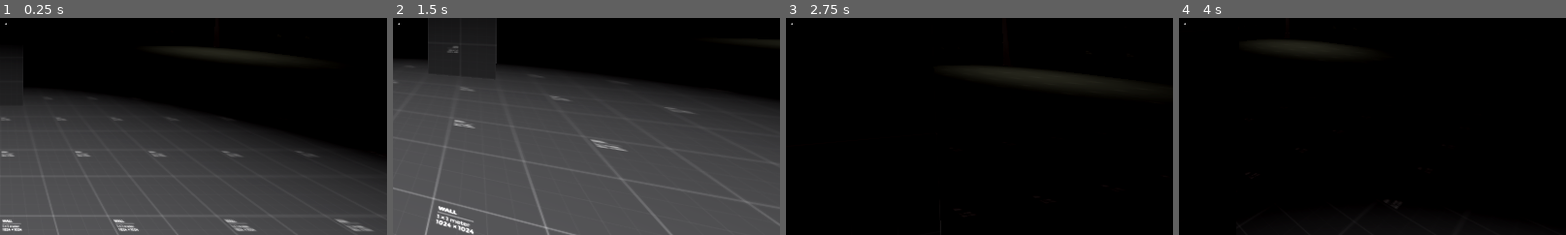
Above: before the commit, frames 1-4 (left to right).
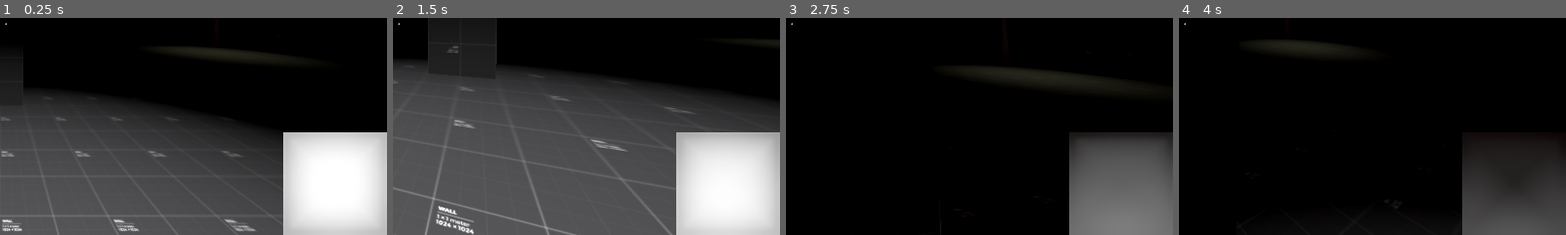
Above: after the commit, the same moments.

Repository: CrookedSmileStudios/ultimate_immersive_fps_horror
Game: Godot game, scene res://levels/sanity.tscn
Two runs of this game, one before a commit and one after it. Both use one fixed random seed, a clock stepped at 60 frames per second and the inputs below. The engine's default icon, where the game draws it, is replaced by a stand-in: a white triangle on a blue panel in a dark square.
Inputs (mouse positions are % of the whole screen's width and height, from its top left):
- Up to frame 1 (0.25 s): no input
- Up to frame 2 (1.5 s): move the mouse to (55, 50) at 0.52 s; hold Ctrl (crouch) 0.53-1.28 s; hold W (forward) from 0.53 s (still down); tap Space (jump) at 0.77 s; move the mouse to (45, 50) at 1.27 s; click (45, 50) at 1.35 s
- Up to frame 3 (2.75 s): keep holding W (forward); tap Space (jump) at 1.52 s; move the mouse to (52, 48) at 2.02 s; right-click (52, 48) at 2.1 s
- Up to frame 4 (4 s): keep holding W (forward); move the mouse to (49, 52) at 2.77 s; tap Shift (sprint) at 2.85 s; tap Space (jump) at 3.02, 3.77 s; move the mouse to (57, 51) at 3.52 s; hold Ctrl (crouch) from 3.53 s (still down)
The pictures show only the part of the screen within x 50-100%, y 50-100%; the shares and areas given below are measured in that part.

The runs differ from the first frame. In frame 1, 13% of the frame differs, in the area x 73-100%, y 52-100%; in frame 2, 13%; in frame 3, 13%; in frame 4, 11%.

Commit message:
sanity completed

Diff:
--- a/player/player.tscn
+++ b/player/player.tscn
@@ -1,28 +1,22 @@
-[gd_scene load_steps=22 format=3 uid="uid://luy7w0qfph84"]
+[gd_scene load_steps=12 format=3 uid="uid://luy7w0qfph84"]
 
 [ext_resource type="Script" uid="uid://chmo46pkxaexp" path="res://player/player.gd" id="1_oul6g"]
 [ext_resource type="Texture2D" uid="uid://dgh3ul6rjlkgi" path="res://assets/reticles/white_reticle.png" id="2_g1dw6"]
 [ext_resource type="PackedScene" uid="uid://bnvad8jy4rflu" path="res://interaction/interaction_controller.tscn" id="2_rkbax"]
 [ext_resource type="Texture2D" uid="uid://d1jemmogcuxvf" path="res://assets/reticles/tile_0155.png" id="3_qjkh3"]
 [ext_resource type="Texture2D" uid="uid://bgj2lgeergj4y" path="res://assets/reticles/tile_0156.png" id="4_g6k8r"]
-[ext_resource type="Texture2D" uid="uid://dq8fx86by642v" path="res://assets/kenney_protoype_textures/PNG/Green/texture_01.png" id="5_boad6"]
 [ext_resource type="PackedScene" uid="uid://c0bcshd6w44pb" path="res://player/sanity_controller.tscn" id="6_g6k8r"]
-[ext_resource type="Shader" uid="uid://b2n4xrtfumd1b" path="res://shaders/distortion.gdshader" id="8_hg6s5"]
-[ext_resource type="Texture2D" uid="uid://cgsxip30l0fhm" path="res://icon.svg" id="9_8t03j"]
-[ext_resource type="Shader" uid="uid://d3iqkkqtp5byv" path="res://shaders/puzzlecomplete.gdshader" id="10_8t03j"]
 
 [sub_resource type="CapsuleShape3D" id="CapsuleShape3D_kqu6x"]
 
 [sub_resource type="CapsuleShape3D" id="CapsuleShape3D_oul6g"]
 height = 1.0
 
-[sub_resource type="StandardMaterial3D" id="StandardMaterial3D_g6k8r"]
-cull_mode = 2
-albedo_texture = ExtResource("5_boad6")
+[sub_resource type="StandardMaterial3D" id="StandardMaterial3D_hg6s5"]
 
 [sub_resource type="SphereMesh" id="SphereMesh_g6k8r"]
 lightmap_size_hint = Vector2i(11, 6)
-material = SubResource("StandardMaterial3D_g6k8r")
+material = SubResource("StandardMaterial3D_hg6s5")
 radius = 0.3
 height = 0.6
 radial_segments = 4
@@ -30,31 +24,6 @@
 
 [sub_resource type="SphereShape3D" id="SphereShape3D_qjkh3"]
 radius = 3.0
-
-[sub_resource type="FastNoiseLite" id="FastNoiseLite_hg6s5"]
-frequency = 0.0125
-
-[sub_resource type="NoiseTexture2D" id="NoiseTexture2D_8t03j"]
-noise = SubResource("FastNoiseLite_hg6s5")
-
-[sub_resource type="FastNoiseLite" id="FastNoiseLite_2ieo8"]
-noise_type = 2
-frequency = 0.0416
-
-[sub_resource type="NoiseTexture2D" id="NoiseTexture2D_ebec5"]
-noise = SubResource("FastNoiseLite_2ieo8")
-
-[sub_resource type="ShaderMaterial" id="ShaderMaterial_2ieo8"]
-shader = ExtResource("8_hg6s5")
-shader_parameter/noise_tex1 = SubResource("NoiseTexture2D_8t03j")
-shader_parameter/noise_tex2 = SubResource("NoiseTexture2D_ebec5")
-shader_parameter/offset1 = Vector2(0.1, 0.1)
-shader_parameter/offset2 = Vector2(0.2, 0.2)
-shader_parameter/distortion_strength = 0.0
-
-[sub_resource type="ShaderMaterial" id="ShaderMaterial_ebec5"]
-shader = ExtResource("10_8t03j")
-shader_parameter/alpha = 0.0
 
 [node name="Player" type="CharacterBody3D"]
 script = ExtResource("1_oul6g")
@@ -163,42 +132,3 @@
 
 [node name="SanityController" parent="." instance=ExtResource("6_g6k8r")]
 unique_name_in_owner = true
-
-[node name="SanityCamView" type="TextureRect" parent="SanityController"]
-unique_name_in_owner = true
-visible = false
-custom_minimum_size = Vector2(256, 256)
-anchors_preset = 3
-anchor_left = 1.0
-anchor_top = 1.0
-anchor_right = 1.0
-anchor_bottom = 1.0
-offset_left = -256.0
-offset_top = -256.0
-grow_horizontal = 0
-grow_vertical = 0
-
-[node name="AverageLightColorView" type="ColorRect" parent="SanityController"]
-unique_name_in_owner = true
-visible = false
-custom_minimum_size = Vector2(256, 256)
-anchors_preset = 2
-anchor_top = 1.0
-anchor_bottom = 1.0
-offset_top = -256.0
-offset_right = 256.0
-grow_vertical = 0
-
-[node name="Distortion" type="Sprite2D" parent="SanityController"]
-unique_name_in_owner = true
-material = SubResource("ShaderMaterial_2ieo8")
-position = Vector2(967.5, 539.5)
-scale = Vector2(15.3828, 8.72656)
-texture = ExtResource("9_8t03j")
-
-[node name="PuzzleComplete" type="Sprite2D" parent="SanityController"]
-unique_name_in_owner = true
-material = SubResource("ShaderMaterial_ebec5")
-position = Vector2(954.5, 540.5)
-scale = Vector2(15.9141, 9.44531)
-texture = ExtResource("9_8t03j")
--- a/player/sanity_controller.gd
+++ b/player/sanity_controller.gd
@@ -163,6 +163,7 @@
 	return true
 
 func on_puzzle_complete(flash_duration: float = 0.1, fade_duration: float = 0.5) -> void:
+	flash_sprite.visible = true
 	# Immediately set alpha to full (visible)
 	shader_material.set_shader_parameter("alpha", 0.5)
 
@@ -182,4 +183,4 @@
 	# Reset or hide flash sprite if needed
 	# For example, make sure alpha is zero and node hidden
 	shader_material.set_shader_parameter("alpha", 0.0)
-	# flash_sprite.visible = false  # Uncomment if you want to hide it
+	flash_sprite.visible = false
--- a/player/sanity_controller.tscn
+++ b/player/sanity_controller.tscn
@@ -1,6 +1,73 @@
-[gd_scene load_steps=2 format=3 uid="uid://c0bcshd6w44pb"]
+[gd_scene load_steps=11 format=3 uid="uid://c0bcshd6w44pb"]
 
 [ext_resource type="Script" uid="uid://des1jptc7jwy0" path="res://player/sanity_controller.gd" id="1_gcf08"]
+[ext_resource type="Shader" uid="uid://b2n4xrtfumd1b" path="res://shaders/distortion.gdshader" id="2_mmjw3"]
+[ext_resource type="Texture2D" uid="uid://cgsxip30l0fhm" path="res://icon.svg" id="3_a085o"]
+[ext_resource type="Shader" uid="uid://d3iqkkqtp5byv" path="res://shaders/puzzlecomplete.gdshader" id="4_e61y0"]
+
+[sub_resource type="FastNoiseLite" id="FastNoiseLite_becph"]
+frequency = 0.0125
+
+[sub_resource type="NoiseTexture2D" id="NoiseTexture2D_8t03j"]
+noise = SubResource("FastNoiseLite_becph")
+
+[sub_resource type="FastNoiseLite" id="FastNoiseLite_17xeu"]
+noise_type = 2
+frequency = 0.0416
+
+[sub_resource type="NoiseTexture2D" id="NoiseTexture2D_ebec5"]
+noise = SubResource("FastNoiseLite_17xeu")
+
+[sub_resource type="ShaderMaterial" id="ShaderMaterial_ca6cb"]
+shader = ExtResource("2_mmjw3")
+shader_parameter/noise_tex1 = SubResource("NoiseTexture2D_8t03j")
+shader_parameter/noise_tex2 = SubResource("NoiseTexture2D_ebec5")
+shader_parameter/offset1 = Vector2(0.1, 0.1)
+shader_parameter/offset2 = Vector2(0.2, 0.2)
+shader_parameter/distortion_strength = 0.1
+
+[sub_resource type="ShaderMaterial" id="ShaderMaterial_2powh"]
+shader = ExtResource("4_e61y0")
+shader_parameter/alpha = 0.0
 
 [node name="SanityController" type="Node"]
 script = ExtResource("1_gcf08")
+
+[node name="SanityCamView" type="TextureRect" parent="."]
+unique_name_in_owner = true
+custom_minimum_size = Vector2(256, 256)
+anchors_preset = 3
+anchor_left = 1.0
+anchor_top = 1.0
+anchor_right = 1.0
+anchor_bottom = 1.0
+offset_left = -256.0
+offset_top = -256.0
+grow_horizontal = 0
+grow_vertical = 0
+
+[node name="AverageLightColorView" type="ColorRect" parent="."]
+unique_name_in_owner = true
+visible = false
+custom_minimum_size = Vector2(256, 256)
+anchors_preset = 2
+anchor_top = 1.0
+anchor_bottom = 1.0
+offset_top = -256.0
+offset_right = 256.0
+grow_vertical = 0
+
+[node name="Distortion" type="Sprite2D" parent="."]
+unique_name_in_owner = true
+material = SubResource("ShaderMaterial_ca6cb")
+position = Vector2(967.5, 539.5)
+scale = Vector2(15.3828, 8.72656)
+texture = ExtResource("3_a085o")
+
+[node name="PuzzleComplete" type="Sprite2D" parent="."]
+unique_name_in_owner = true
+visible = false
+material = SubResource("ShaderMaterial_2powh")
+position = Vector2(954.5, 540.5)
+scale = Vector2(15.9141, 9.44531)
+texture = ExtResource("3_a085o")
